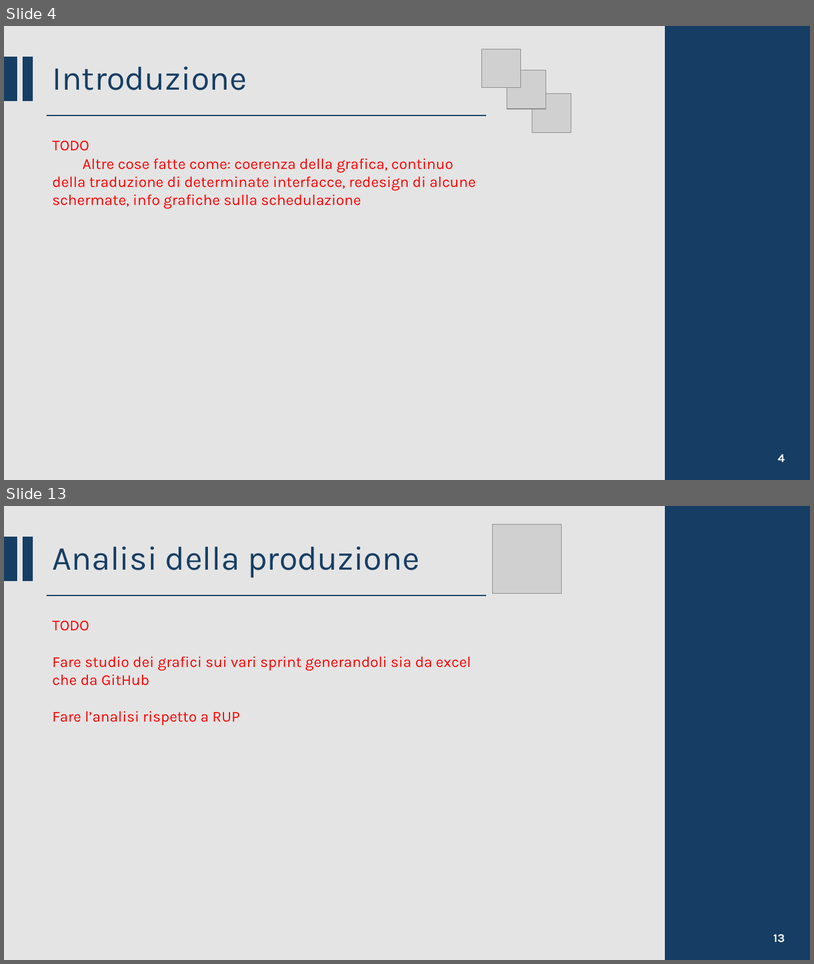
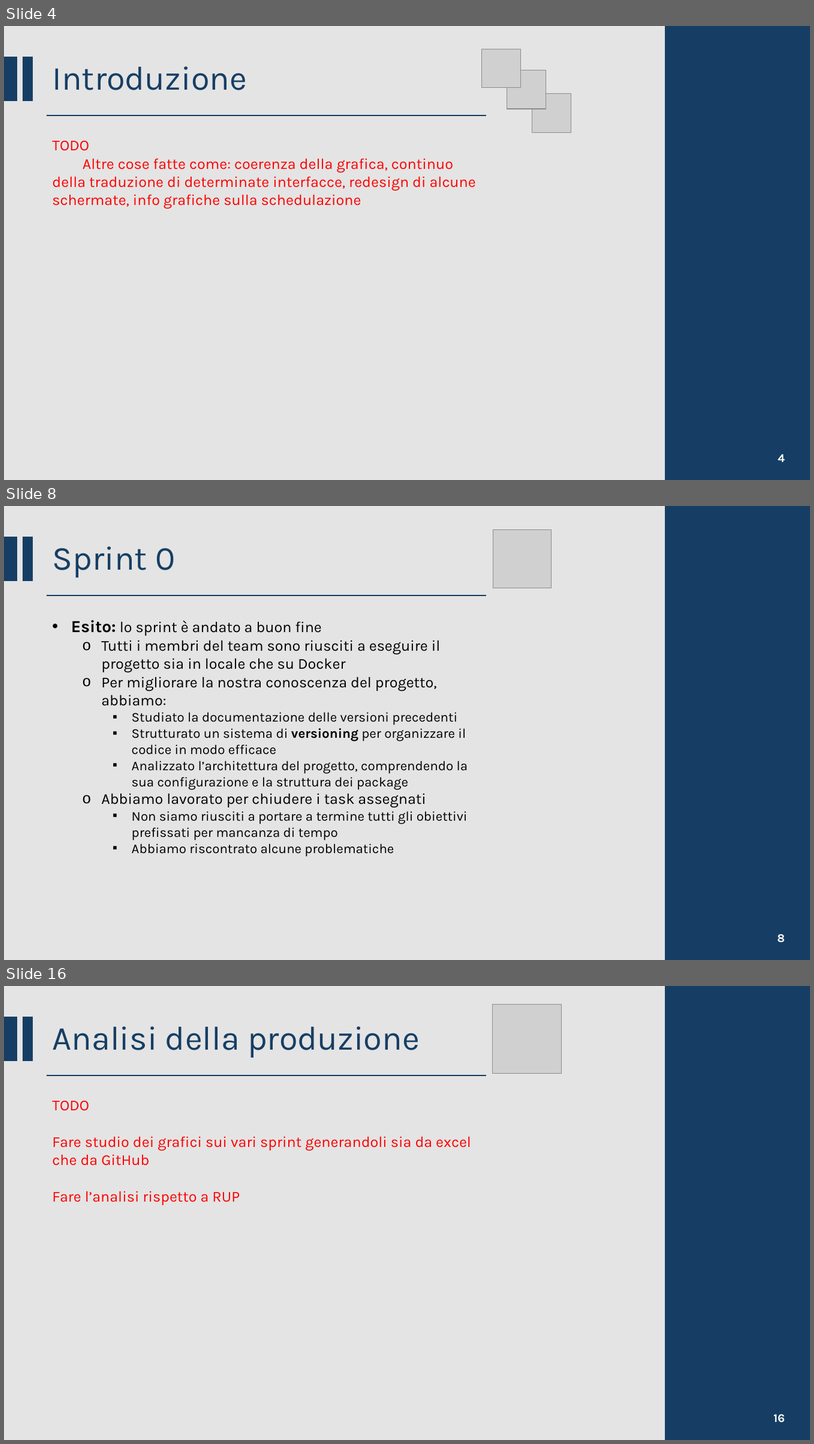
Before and after one commit to CSW-Teams/MS3-docs, a slide deck: ShiftsHappen/Sprint 5/CSW Sprint 5.pptm. Shown one above the other, each under a label of ours: slides 4 and 13 before the commit, slides 4, 8 and 16 after it; the slides between them are not shown. The pictures are 814x964 and 814x1444 pixels, drawn with LibreOffice and Linux fonts; fonts in the diff are those of the drawing; grey boxes stand for pictures. Boxes give left, top, right and bottom in pixels: in the first picture for what was removed or moved away, otherwise in the second. Text is boxed around its words. In the diff, an @@ line names an element or a change of style, - is before the commit and + after.

Commit message:
Added slides for Sprint 0

```diff
--- a/ShiftsHappen/Sprint 5/CSW Sprint 5.pptm
+++ b/ShiftsHappen/Sprint 5/CSW Sprint 5.pptm
@@ slide 8 added at box(4, 506, 810, 960), background #D9D9D9 at 70% opacity @@
@@ rectangle added at box(666, 506, 810, 960), fill #163E64, outline #163E64 1.5 pt @@
@@ rectangle added at box(4, 537, 17, 580), fill #163E64, outline #163E64 1.5 pt @@
@@ rectangle added at box(23, 537, 32, 580), fill #163E64, outline #163E64 1.5 pt @@
@@ picture added at box(494, 529, 552, 588) @@
@@ title added at box(53, 546, 175, 577), 40 pt, text #163E64 @@
+Sprint 0
@@ line added from (47, 595) to (487, 595), #163E64 1.5 pt @@
@@ text added at box(71, 620, 468, 856), 16 pt, text #000000 @@
+• Esito: lo sprint è andato a buon fine
+  o Tutti i membri del team sono riusciti a eseguire il progetto sia in locale che su Docker
+  o Per migliorare la nostra conoscenza del progetto, abbiamo:
+    ▪ Studiato la documentazione delle versioni precedenti
+    ▪ Strutturato un sistema di versioning per organizzare il codice in modo efficace
+    ▪ Analizzato l’architettura del progetto, comprendendo la sua configurazione e la struttura dei package
+  o Abbiamo lavorato per chiudere i task assegnati
+    ▪ Non siamo riusciti a portare a termine tutti gli obiettivi prefissati per mancanza di tempo
+    ▪ Abbiamo riscontrato alcune problematiche
@@ page number added at box(777, 934, 785, 942), 14 pt, text #FFFFFF, bold @@
+8
@@ what was slide 13 is now slide 16 @@
@@ page number at box(774, 1414, 785, 1422): text changed @@
-13
+16
```
Also in this commit, not shown: 8 slides changed, 2 other slides added.
